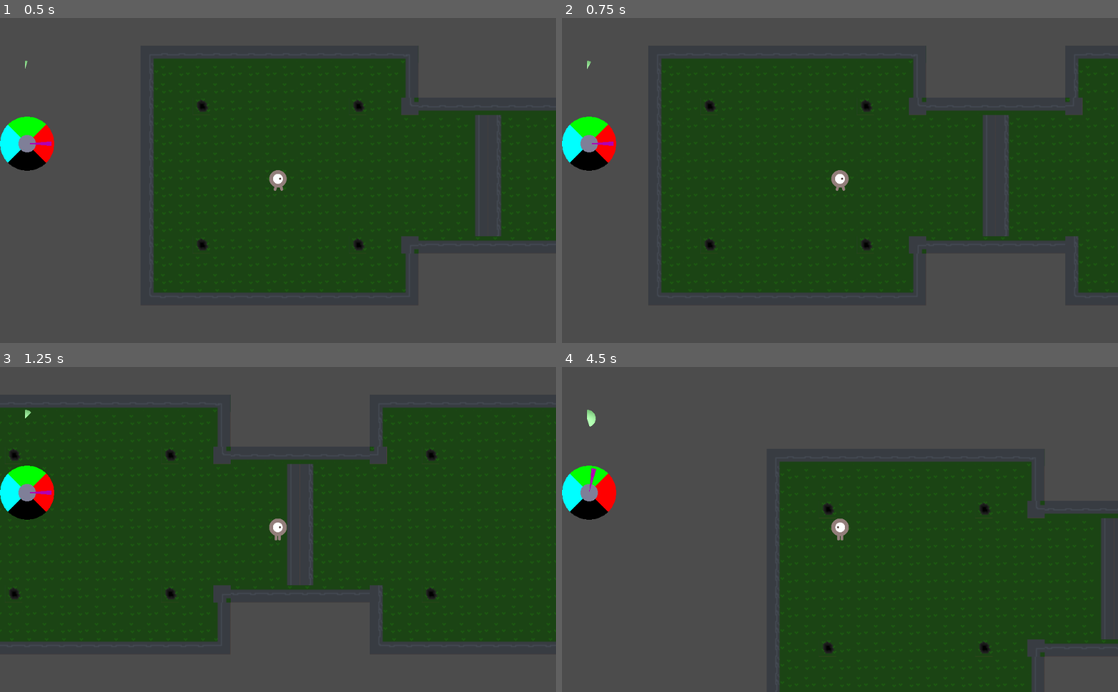
Above: before the commit, frames 1-4 (two rows, left to right).
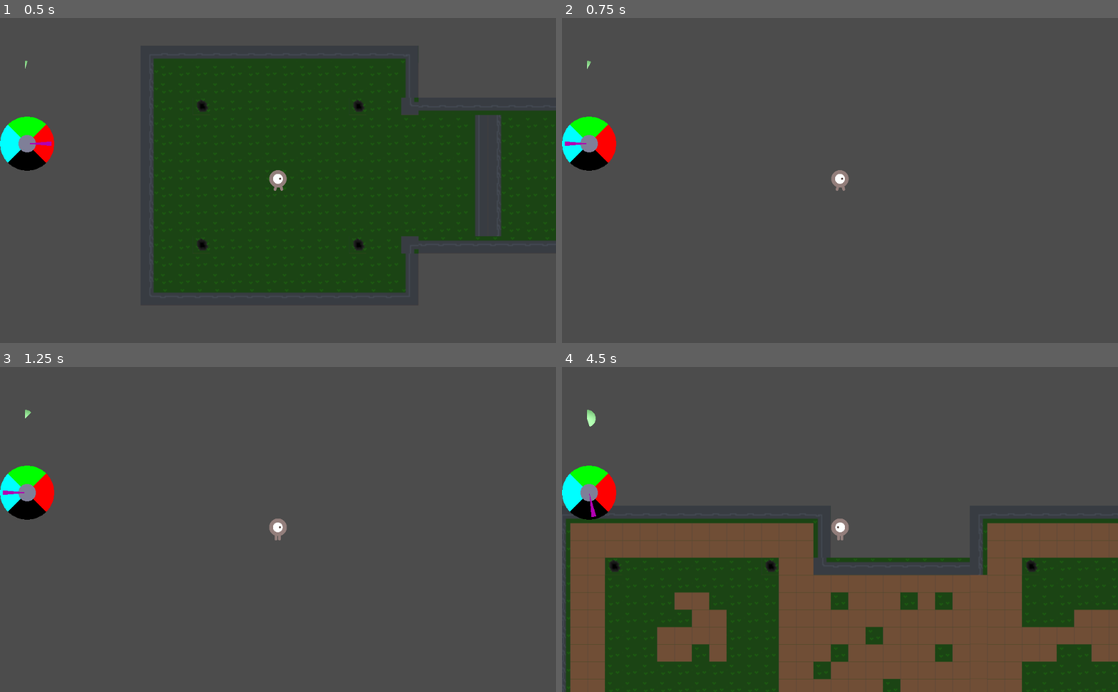
Above: after the commit, the same moments.

Repository: FiBe4000/Gamejam2022
Game: Godot game, scene res://src/Main.tscn
Two runs of this game, one before a commit and one after it. Both use one fixed random seed, a clock stepped at 60 frames per second and the inputs below.
Inputs:
- Up to frame 1 (0.5 s): no input
- Up to frame 2 (0.75 s): tap Enter at 0.5 s; hold D (move_right) from 0.53 s (still down); hold Q (force_world_timeout) from 0.53 s (still down)
- Up to frame 3 (1.25 s): keep holding D (move_right); keep holding Q (force_world_timeout)
- Up to frame 4 (4.5 s): release D (move_right) at 1.28 s; release Q (force_world_timeout) at 1.28 s; hold S (move_down) 1.28-2.03 s; tap Down (aim_down) at 1.35 s; tap Q (force_world_timeout) at 1.55, 2.3, 3.05, 3.8, 4.35 s; tap Space (shoot) at 2 s; hold D (move_right) 2.03-2.78 s; hold Left (aim_left) 2.03-2.78 s; hold W (move_up) 2.78-3.53 s; tap Right (aim_right) at 2.85 s; hold Up (aim_up) 3.53-4.28 s; hold A (move_left) from 3.53 s (still down)

Frame 1 is identical in both runs. In frame 2, 48% of the frame differs, in the area x 0-100%, y 8-85%; in frame 3, 60%; in frame 4, 56%.

Commit message:
WorldChangeSystem: Listen to force_world_timeout (Q button)

Diff:
--- a/src/Map.gd
+++ b/src/Map.gd
@@ -40,12 +40,6 @@
     tileMap.collision_layer = 0
     tileMap.collision_mask  = 0
 
-func _input(event):
-   # This event resets the world switch timer, and we manually trigger the world
-   # switch here.
-   if event.is_action_pressed("force_world_timeout"):
-    self._on_WorldChangeSystem_next_world_change(WS.WORLD.NORMAL)
-
 func _on_WorldChangeSystem_next_world_change(new_world):
   activeWorld = new_world
   _set_visibility()
--- a/src/WorldChangeSystem.gd
+++ b/src/WorldChangeSystem.gd
@@ -50,6 +50,13 @@
   var world_ang = world.angle()
   return ang == clamp(ang, world_ang-margin-tolerance, world_ang+margin+tolerance)
 
+func _input(event):
+   # This event resets the world switch timer, and we manually trigger the world
+   # switch here.
+   if event.is_action_pressed("force_world_timeout"):
+      # Rotate world alignment 90 degrees
+      world_alignment = world_alignment.rotated(PI/2)
+      approach(world_alignment)
 
 func _on_WorldSwitchTimer_timeout():
   approach(WORLD.DARK)
